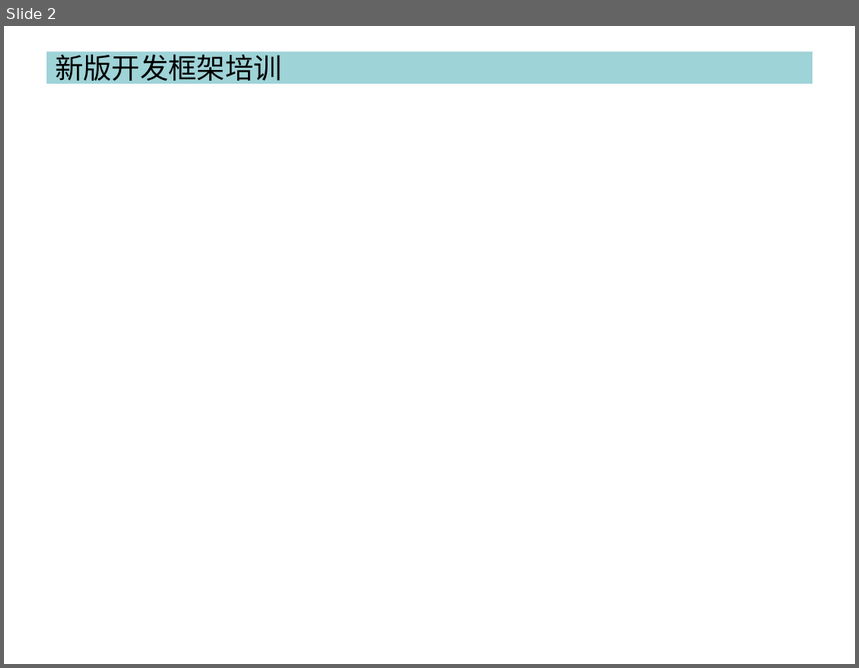
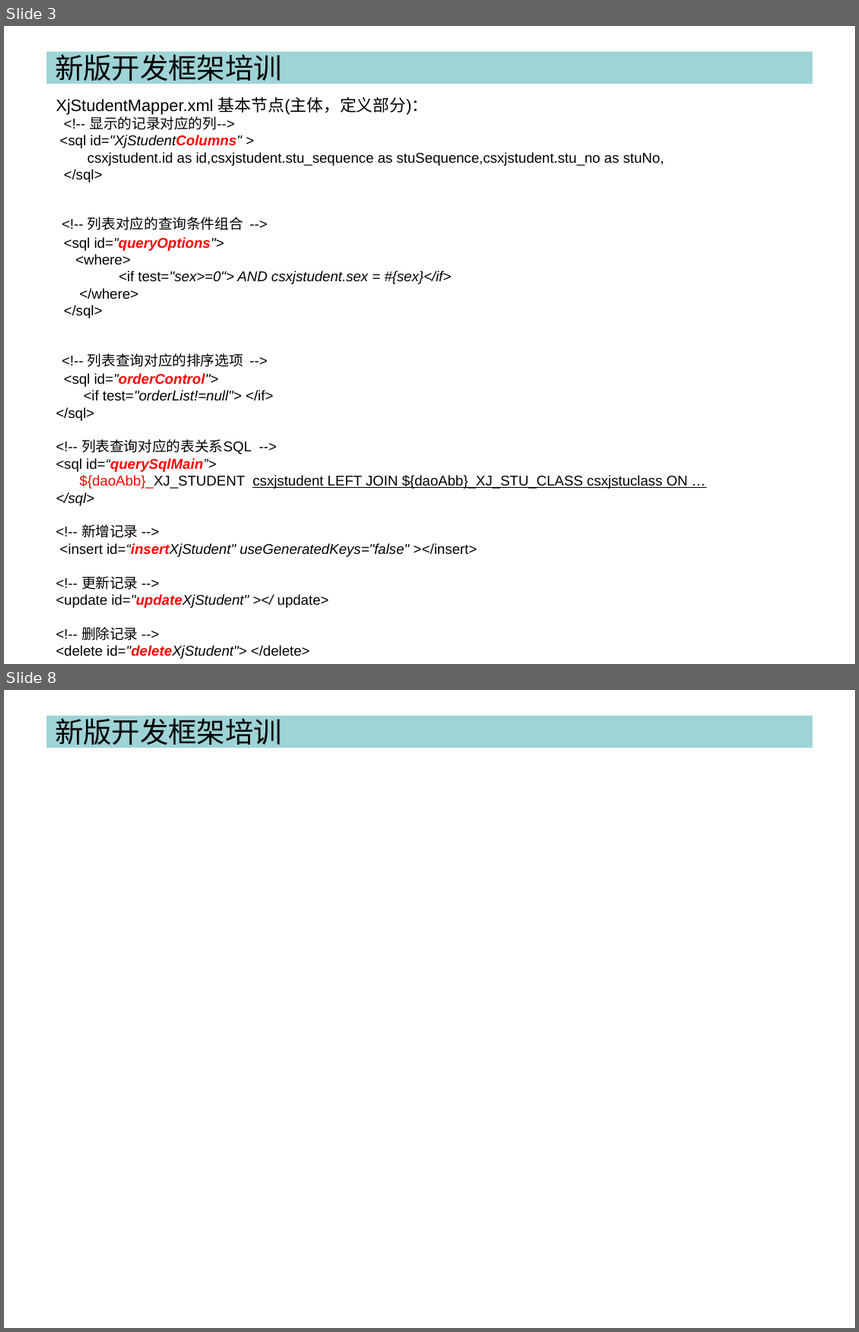
Before and after one commit to cash2one/ekproject, a slide deck: workSpace/浙江校讯通/培训资料.ppt. Shown one above the other, each under a label of ours: slide 2 before the commit, slides 3 and 8 after it; the slides between them are not shown. The pictures are 859x668 and 859x1332 pixels, drawn with LibreOffice and Linux fonts; fonts in the diff are those of the drawing. Boxes give left, top, right and bottom in pixels: in the first picture for what was removed or moved away, otherwise in the second. Text is boxed around its words. In the diff, an @@ line names an element or a change of style, - is before the commit and + after.

```diff
--- a/workSpace/浙江校讯通/培训资料.ppt
+++ b/workSpace/浙江校讯通/培训资料.ppt
@@ slide 3 added at box(4, 26, 855, 664), background #FFFFFF @@
@@ title added at box(47, 52, 813, 84), fill #9ED3D7, 24 pt, text #000000 @@
+新版开发框架培训
@@ text added at box(56, 97, 688, 659), 12 pt, text #000000 @@
+XjStudentMapper.xml 基本节点(主体，定义部分)：
+<!-- 显示的记录对应的列-->
+<sql id="XjStudentColumns" >
+csxjstudent.id as id,csxjstudent.stu_sequence as stuSequence,csxjstudent.stu_no as stuNo,
+</sql>
+<!-- 列表对应的查询条件组合 -->
+<sql id="queryOptions">
+<where>
+<if test="sex>=0"> AND csxjstudent.sex = #{sex}</if>
+</where>
+</sql>
+<!-- 列表查询对应的排序选项 -->
+<sql id="orderControl">
+<if test="orderList!=null"> </if>
+</sql>
+<!-- 列表查询对应的表关系SQL -->
+<sql id=“querySqlMain”>
+${daoAbb}_XJ_STUDENT csxjstudent LEFT JOIN ${daoAbb}_XJ_STU_CLASS csxjstuclass ON …
+</sql>
+<!-- 新增记录 -->
+<insert id=“insertXjStudent" useGeneratedKeys="false" ></insert>
+<!-- 更新记录 -->
+<update id="updateXjStudent" ></ update>
+<!-- 删除记录 -->
+<delete id="deleteXjStudent"> </delete>
@@ what was slide 2 is now slide 8 @@
```
Also in this commit, not shown: 6 slides changed, 2 other slides added.
